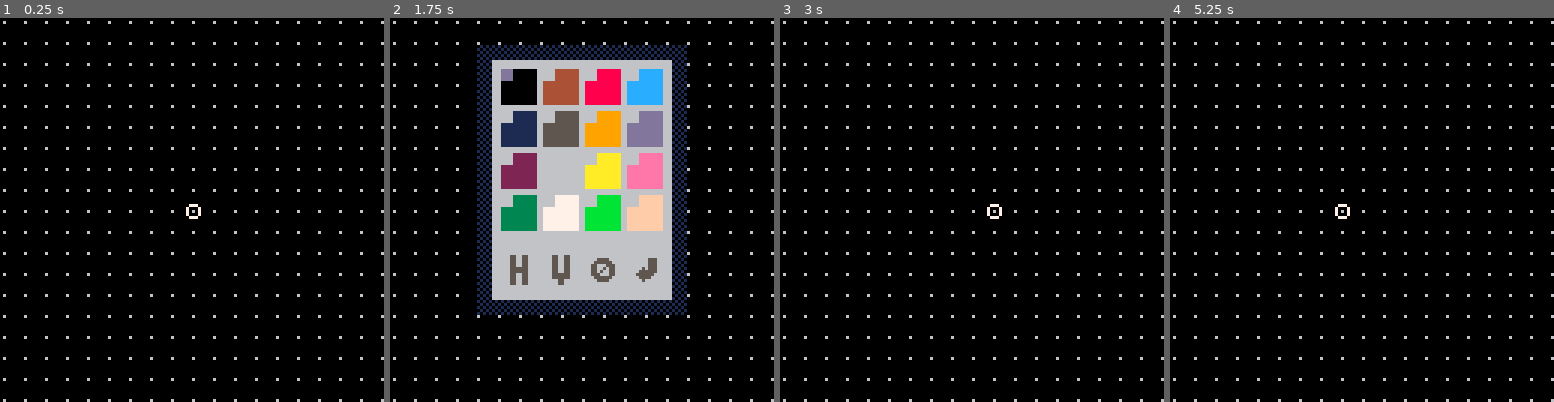
Above: before the commit, frames 1-4 (left to right).
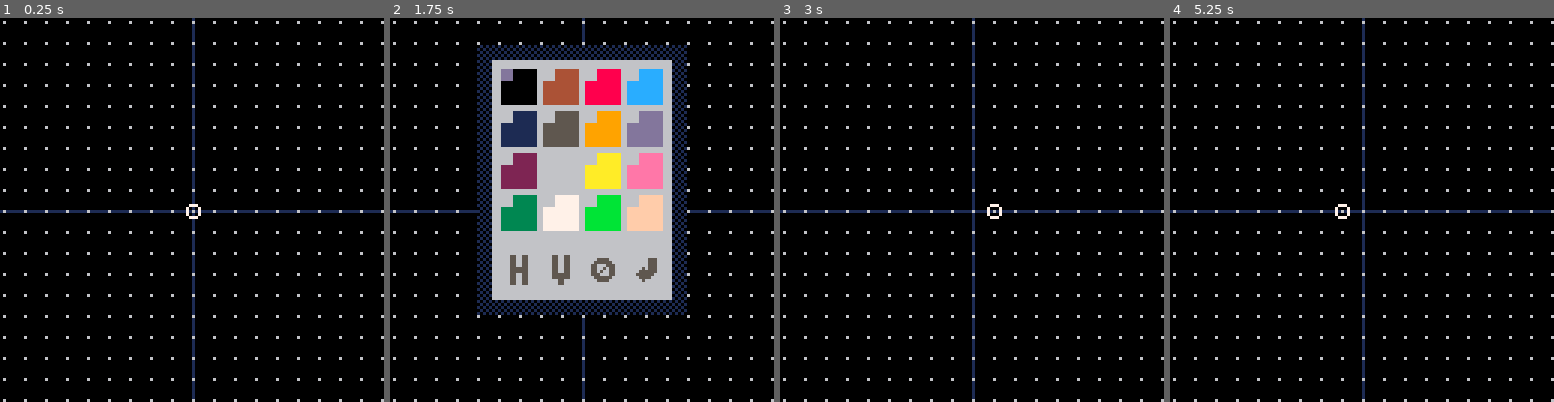
Above: after the commit, the same moments.

Repository: VyrCossont/Pinput
Game: PICO-8 cartridge PICO-8/games/shape_editor.p8
Two runs of this game, one before a commit and one after it. Both use one fixed random seed, a clock stepped at 60 frames per second and the inputs below.
Inputs:
- Up to frame 1 (0.25 s): no input
- Up to frame 2 (1.75 s): tap X (X key) at 0.33, 1.07 s; tap O (Z key) at 0.7, 1.7 s; hold Right from 1.6 s (still down)
- Up to frame 3 (3 s): tap X (X key) at 1.85, 2.97 s; release Right at 2.1 s; tap O (Z key) at 2.1, 2.5, 2.9 s; hold Up 2.15-2.42 s; hold Right from 2.47 s (still down)
- Up to frame 4 (5.25 s): release Right at 3.03 s; hold Left 3.08-3.58 s; tap O (Z key) every 0.4 s from 3.3 to 4.9 s; hold Down 3.63-3.97 s; hold Right 4.02-4.68 s; tap X (X key) at 4.08, 5.2 s; hold Up 4.73-5.03 s; hold Left from 5.08 s (still down)

The runs differ from the first frame. In frame 1, 1.3% of the frame differs, in the area x 0-100%, y 0-100%; in frame 2, 0.5%; in frame 3, 1.3%; in frame 4, 1.3%.

Commit message:
shape editor: flip modes

Diff:
--- a/PICO-8/games/shape_editor.p8
+++ b/PICO-8/games/shape_editor.p8
@@ -37,6 +37,10 @@
  camera()
  cls(0)
  camera(-64, -64)
+
+ -- mirror lines
+ line(-64, 0, 64, 0, 1)
+ line(0, -64, 0, 64, 1)
 
  -- grid dots
  for i = 0, 64, grid_size do
@@ -51,17 +55,30 @@
 
  -- lines
  for path in all(paths) do
+  local transforms = {{1, 1}}
+  if path.h_flip then
+   add(transforms, {-1, 1})
+  end
+  if path.v_flip then
+   add(transforms, {1, -1})
+  end
+  if path.h_flip and path.v_flip then
+   add(transforms, {-1, -1})
+  end
   if #path > 1 then
    for i = 2, #path do
     local px1, py1 = unpack(path[i - 1])
     local px2, py2 = unpack(path[i])
-    line(
-     px1 * grid_size,
-     py1 * grid_size,
-     px2 * grid_size,
-     py2 * grid_size,
-     path.color
-    )
+    for transform in all(transforms) do
+     local tx, ty = unpack(transform)
+     line(
+      px1 * grid_size * tx,
+      py1 * grid_size * ty,
+      px2 * grid_size * tx,
+      py2 * grid_size * ty,
+      path.color
+     )
+    end
    end
   end
  end
@@ -87,11 +104,30 @@
    -- horizontal stripes
    fillp(0b1111000011110000)
   end
-  line(px * grid_size, py * grid_size, cx * grid_size, cy * grid_size, c)
+  local transforms = {{1, 1}}
+  if path.h_flip then
+   add(transforms, {-1, 1})
+  end
+  if path.v_flip then
+   add(transforms, {1, -1})
+  end
+  if path.h_flip and path.v_flip then
+   add(transforms, {-1, -1})
+  end
+  for transform in all(transforms) do
+   local tx, ty = unpack(transform)
+   line(
+    px * grid_size * tx,
+    py * grid_size * ty,
+    cx * grid_size * tx,
+    cy * grid_size * ty,
+    c
+   )
+  end
   fillp()
  end
 
- -- dots
+ -- dots on original (non-mirrored) path only
  for p in all(path) do
   local px, py = unpack(p)
   circfill(px * grid_size, py * grid_size, 2, c)
